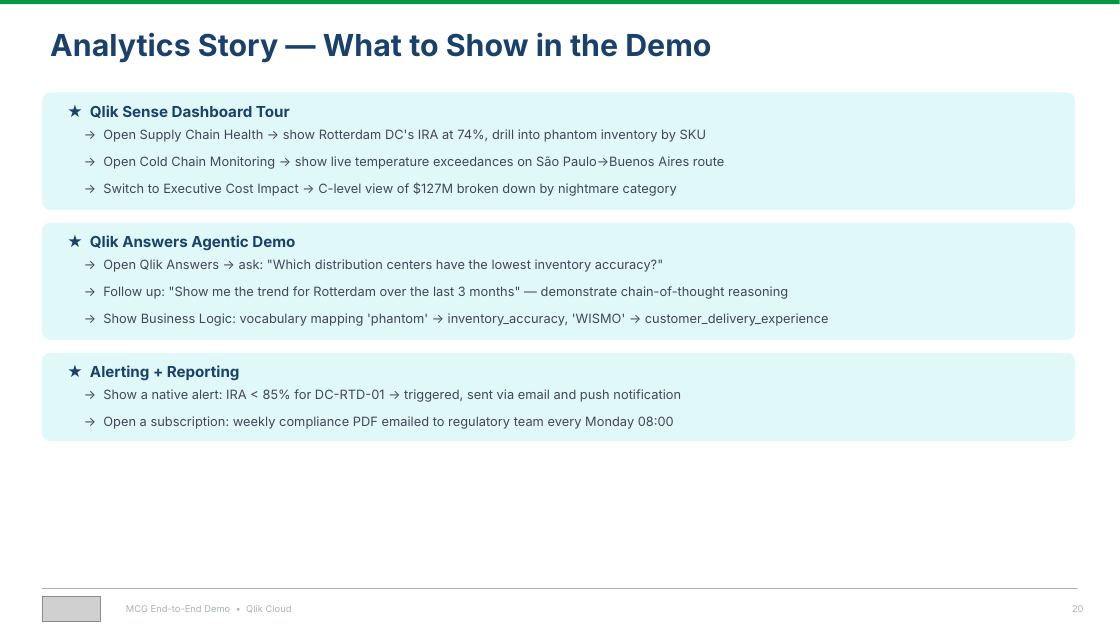
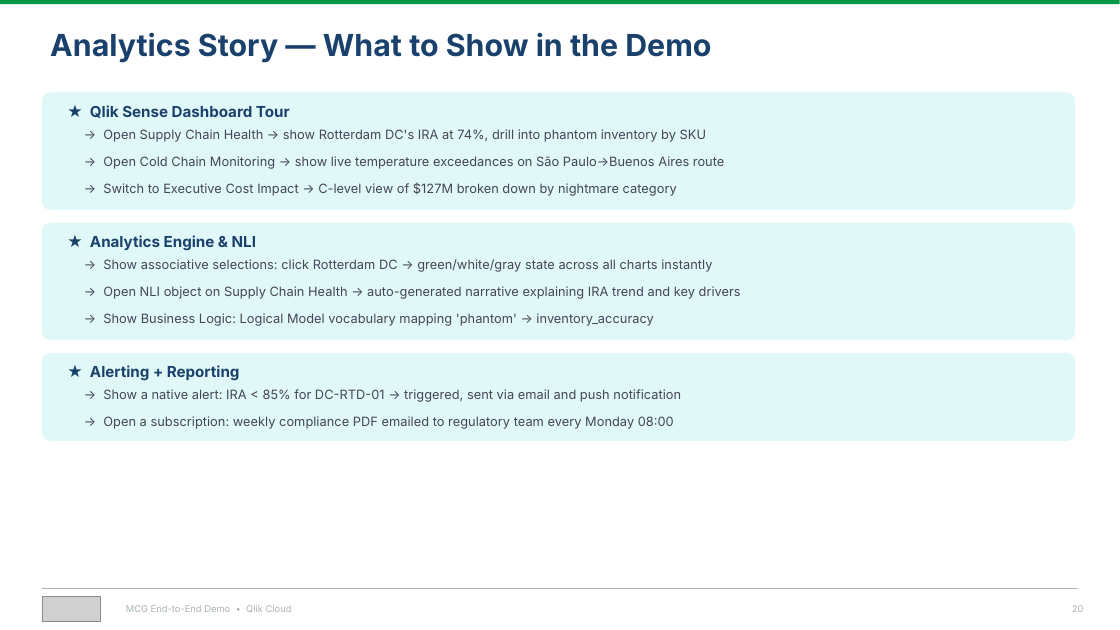
Before and after one commit to robertschoenfeldqlik/meridan_retail_group_qlik_demo_assets, a slide deck: slide 20 of MCG_Demo_Overview_Four_Stories.pptx. Drawn at 1120x630 pixels with LibreOffice and Linux fonts; fonts in the diff are those of the drawing; grey boxes stand for pictures. Boxes give left, top, right and bottom in pixels: in the first picture for what was removed or moved away, otherwise in the second. Text is boxed around its words. In the diff, an @@ line names an element or a change of style, - is before the commit and + after.

```diff
--- a/MCG_Demo_Overview_Four_Stories.pptx
+++ b/MCG_Demo_Overview_Four_Stories.pptx
@@ text at (90,235,256,251): text changed @@
-★ Qlik Answers Agentic Demo
+★ Analytics Engine & NLI
@@ text at (103,259,712,272): text changed @@
-→ Open Qlik Answers → ask: "Which distribution centers have the lowest inventory accuracy?"
+→ Show associative selections: click Rotterdam DC → green/white/gray state across all charts instantly
@@ text at (103,286,741,299): text changed @@
-→ Follow up: "Show me the trend for Rotterdam over the last 3 months" — demonstrate chain-of-thought reasoning
+→ Open NLI object on Supply Chain Health → auto-generated narrative explaining IRA trend and key drivers
@@ text at (103,313,653,326): text changed @@
-→ Show Business Logic: vocabulary mapping 'phantom' → inventory_accuracy, 'WISMO' → customer_delivery_experience
+→ Show Business Logic: Logical Model vocabulary mapping 'phantom' → inventory_accuracy
```
Also in this commit, not shown: 17 other slides changed, 1 slide added, 21 other files.
